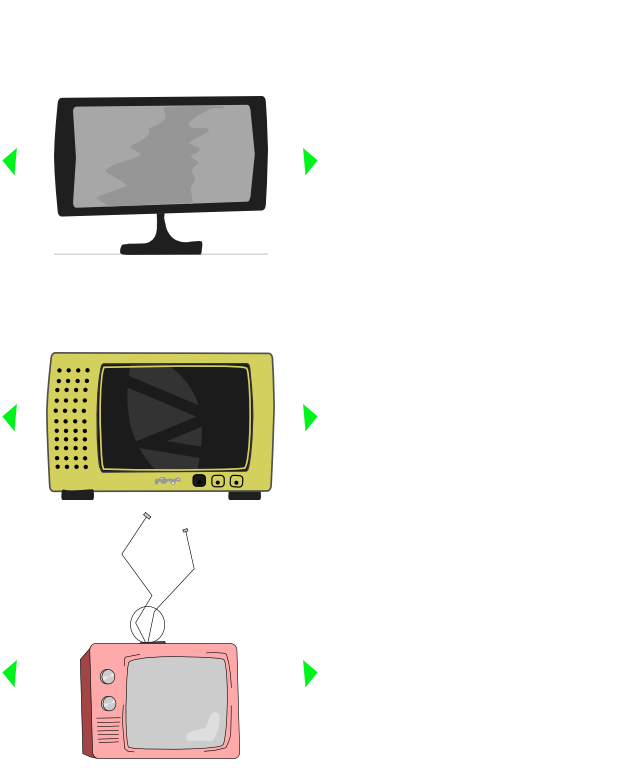
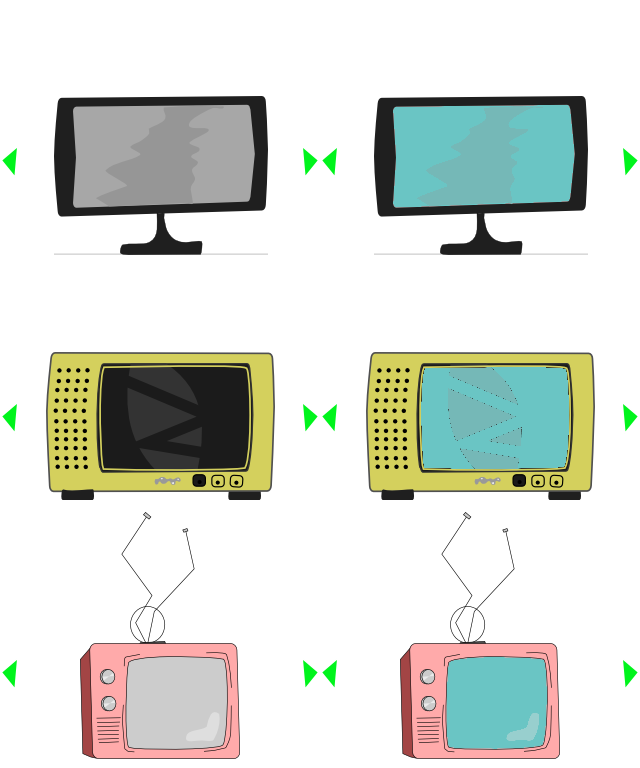
Two versions of the same layered image (640 × 768). Layer-by-layer changes:
painted on "Background" over bbox(322, 96, 638, 759)
